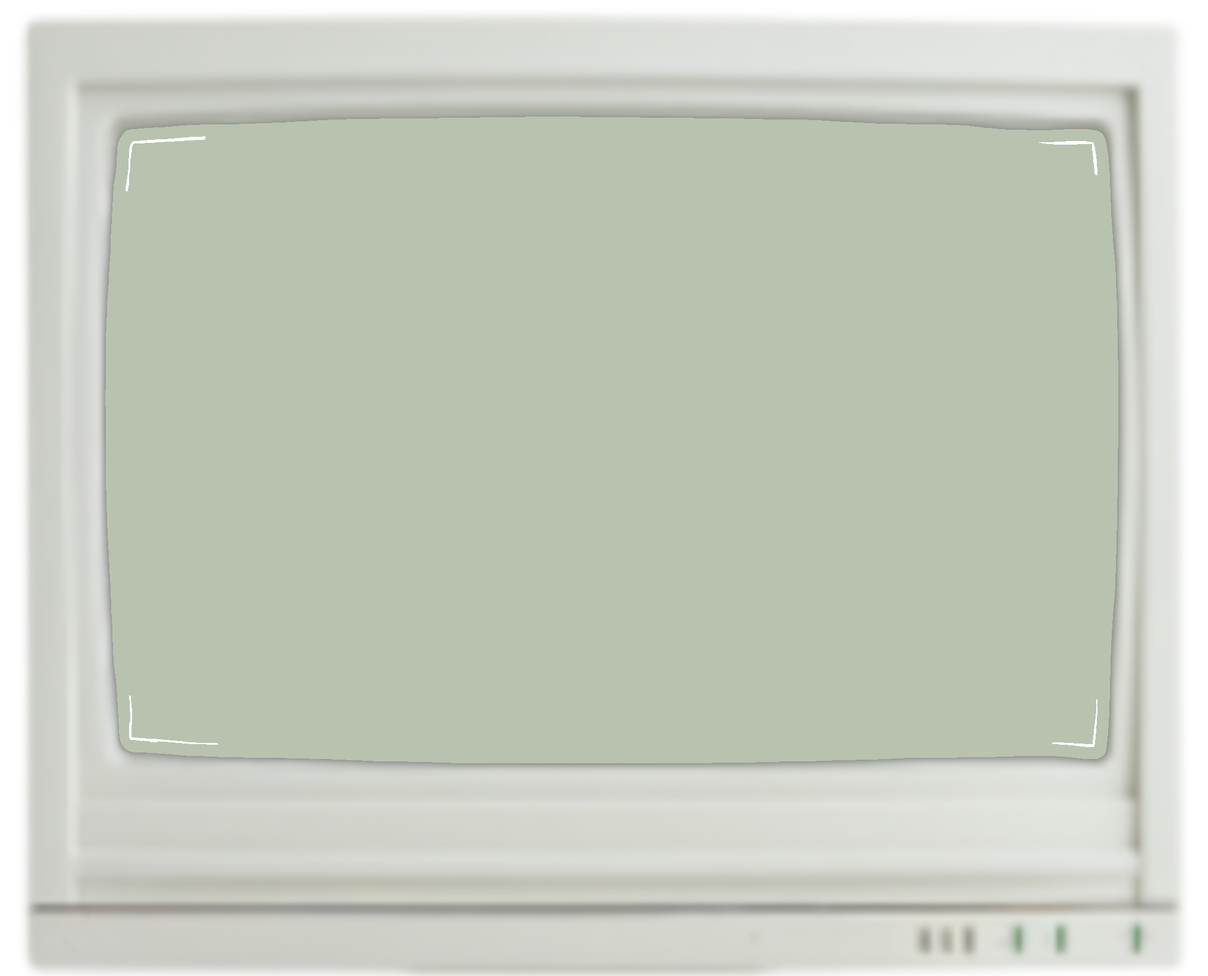
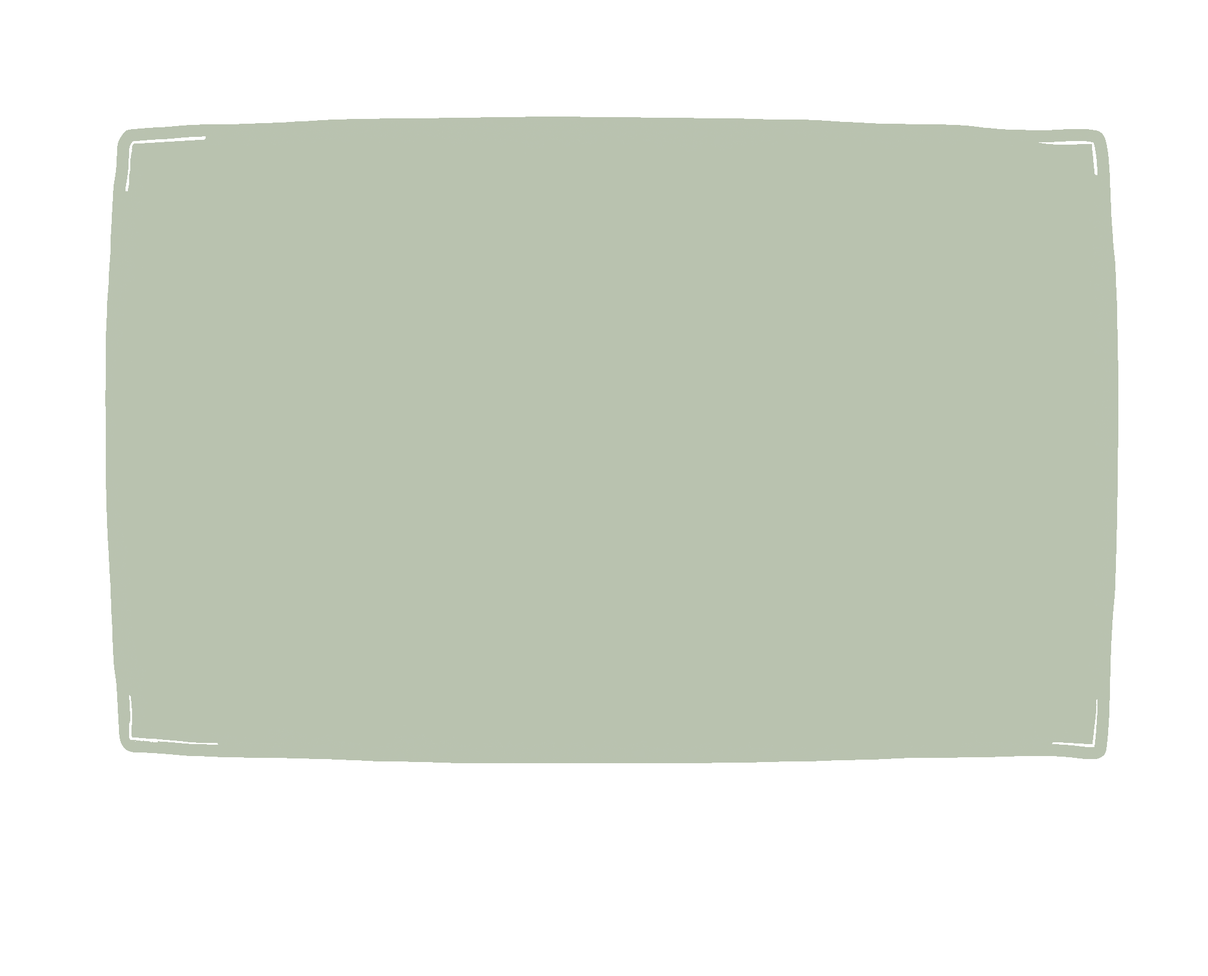
The second 1208x976 image is a revision of the first. Changes to its layers:
added layer "Layer" above "Pasted Layer #1" over left=17, top=9, right=1189, bottom=976
hid "Pasted Layer #1" over left=17, top=9, right=1189, bottom=976
